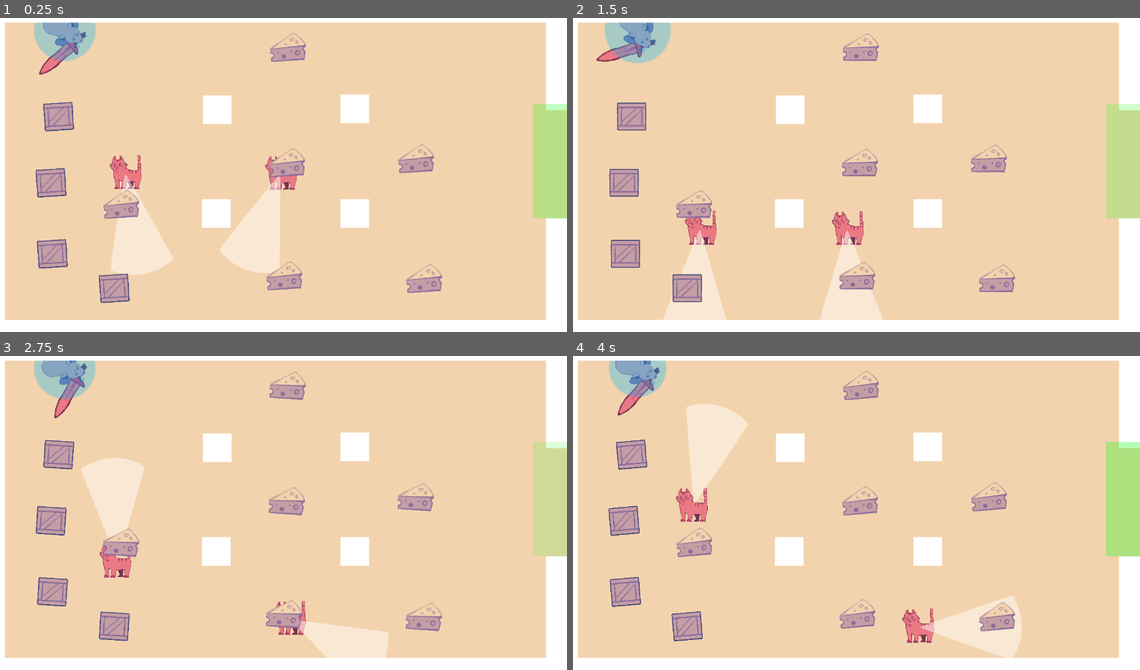
Above: before the commit, frames 1-4 (two rows, left to right).
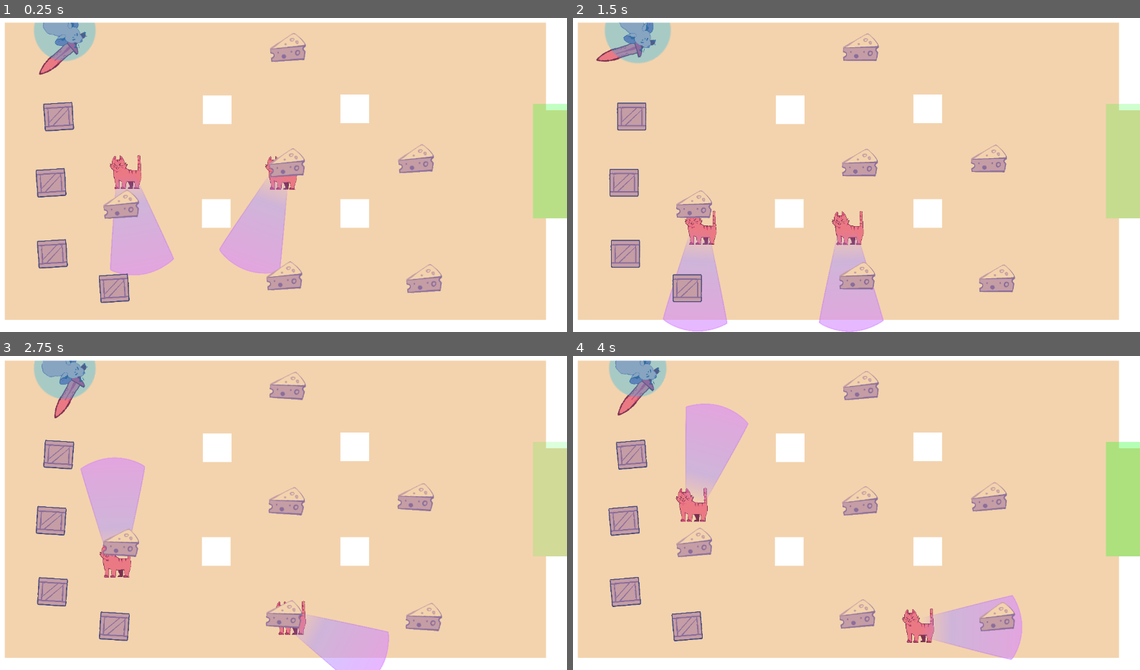
Above: after the commit, the same moments.

Repository: antimundo/rat-and-furrius
Game: Godot game, scene res://scenes/gameplay/levels/prototype_walking.tscn
The game is run twice, just before and just after one commit, with the same random seed, the same clock (stepped at 60 frames per second) and the same inputs. This scene is started directly instead of the project's main scene. Sound files missing from this copy of the repository are replaced by a short silence.
Inputs (mouse positions are in pixels of both pictures, inside the frame that each line leads up to):
- Up to frame 1 (0.25 s): no input
- Up to frame 2 (1.5 s): move the mouse to (981, 156) at 0.52 s; move the mouse to (737, 187) at 1.27 s
- Up to frame 3 (2.75 s): move the mouse to (340, 437) at 2.02 s
- Up to frame 4 (4 s): move the mouse to (822, 572) at 2.77 s; move the mouse to (1026, 556) at 3.52 s

The runs differ from the first frame. In frame 1, 4.2% of the frame differs, in the area x 19-51%, y 49-83%; in frame 2, 3.8%; in frame 3, 4.1%; in frame 4, 4.1%.

Commit message:
Update cone vision

Diff:
--- a/assets/sprites/cone_vision.svg
+++ b/assets/sprites/cone_vision.svg
@@ -9,13 +9,17 @@
    id="svg1"
    inkscape:version="1.3 (0e150ed6c4, 2023-07-21)"
    sodipodi:docname="cone_vision.svg"
+   inkscape:export-filename="cone_vision.png"
+   inkscape:export-xdpi="96"
+   inkscape:export-ydpi="96"
    xmlns:inkscape="http://www.inkscape.org/namespaces/inkscape"
    xmlns:sodipodi="http://sodipodi.sourceforge.net/DTD/sodipodi-0.dtd"
+   xmlns:xlink="http://www.w3.org/1999/xlink"
    xmlns="http://www.w3.org/2000/svg"
    xmlns:svg="http://www.w3.org/2000/svg">
   <sodipodi:namedview
      id="namedview1"
-     pagecolor="#ffffff"
+     pagecolor="#474747"
      bordercolor="#000000"
      borderopacity="0.25"
      inkscape:showpageshadow="2"
@@ -23,25 +27,72 @@
      inkscape:pagecheckerboard="0"
      inkscape:deskcolor="#d1d1d1"
      inkscape:document-units="mm"
-     inkscape:zoom="0.37772166"
-     inkscape:cx="-76.77611"
-     inkscape:cy="365.34839"
-     inkscape:window-width="1875"
-     inkscape:window-height="1052"
-     inkscape:window-x="45"
-     inkscape:window-y="0"
+     inkscape:zoom="0.13354477"
+     inkscape:cx="715.11597"
+     inkscape:cy="1392.7913"
+     inkscape:window-width="1920"
+     inkscape:window-height="1017"
+     inkscape:window-x="-8"
+     inkscape:window-y="-8"
      inkscape:window-maximized="1"
      inkscape:current-layer="layer1" />
   <defs
-     id="defs1" />
+     id="defs1">
+    <linearGradient
+       id="linearGradient5"
+       inkscape:collect="always">
+      <stop
+         style="stop-color:#8000ff;stop-opacity:0;"
+         offset="0"
+         id="stop5" />
+      <stop
+         style="stop-color:#d585ff;stop-opacity:0.50396824;"
+         offset="1"
+         id="stop6" />
+    </linearGradient>
+    <linearGradient
+       id="linearGradient1"
+       inkscape:collect="always">
+      <stop
+         style="stop-color:#af7dff;stop-opacity:0;"
+         offset="0"
+         id="stop1" />
+      <stop
+         style="stop-color:#b09aff;stop-opacity:0.5345912;"
+         offset="0.29903534"
+         id="stop3" />
+      <stop
+         style="stop-color:#da86ff;stop-opacity:0.60317463;"
+         offset="1"
+         id="stop2" />
+    </linearGradient>
+    <linearGradient
+       inkscape:collect="always"
+       xlink:href="#linearGradient1"
+       id="linearGradient2"
+       x1="21.035693"
+       y1="175.07301"
+       x2="520.71715"
+       y2="175.07301"
+       gradientUnits="userSpaceOnUse" />
+    <linearGradient
+       inkscape:collect="always"
+       xlink:href="#linearGradient5"
+       id="linearGradient6"
+       x1="21.035693"
+       y1="175.07301"
+       x2="520.71715"
+       y2="175.07301"
+       gradientUnits="userSpaceOnUse" />
+  </defs>
   <g
      inkscape:label="Layer 1"
      inkscape:groupmode="layer"
      id="layer1">
     <path
        id="rect1"
-       style="fill:#ffffff;stroke-width:0.264583"
-       d="M 23.535693,177.4191 C 27.312993,173.85895 466.62332,16.154003 469.4633,18.070647 c 2.83998,1.916643 48.75385,72.662219 48.75385,158.294683 0,85.63248 -41.18015,151.044 -48.76114,155.65229 -7.58099,4.60829 -442.273867,-143.74899 -445.920317,-147.69069 -3.64644,-3.9417 -3.7773,-3.34768 0,-6.90783 z"
-       sodipodi:nodetypes="zzzzzz" />
+       style="fill:url(#linearGradient2);stroke-width:5.00000014;fill-opacity:1;stroke:url(#linearGradient6);stroke-opacity:1;stroke-dasharray:none"
+       d="m 23.535693,136.09127 c 0,0 443.087627,-119.937267 445.927607,-118.020623 2.83998,1.916643 48.75385,72.662219 48.75385,158.294683 0,85.63248 -41.18015,151.044 -48.76114,155.65229 C 461.87502,336.62591 23.535693,225.65476 23.535693,225.65476 Z"
+       sodipodi:nodetypes="czzzcc" />
   </g>
 </svg>
--- a/scenes/gameplay/enemies/patrol_cat.tscn
+++ b/scenes/gameplay/enemies/patrol_cat.tscn
@@ -38,7 +38,6 @@
 [node name="PathFollow2D" type="PathFollow2D" parent="."]
 
 [node name="Vision" type="Sprite2D" parent="PathFollow2D"]
-modulate = Color(1, 1, 1, 0.47451)
 position = Vector2(120, -7.62939e-06)
 scale = Vector2(0.12, 0.12)
 texture = ExtResource("4_wa5gq")
Binary file added: assets/sprites/cone_vision.png
Not shown, added: assets/sprites/cone_vision.png.import
